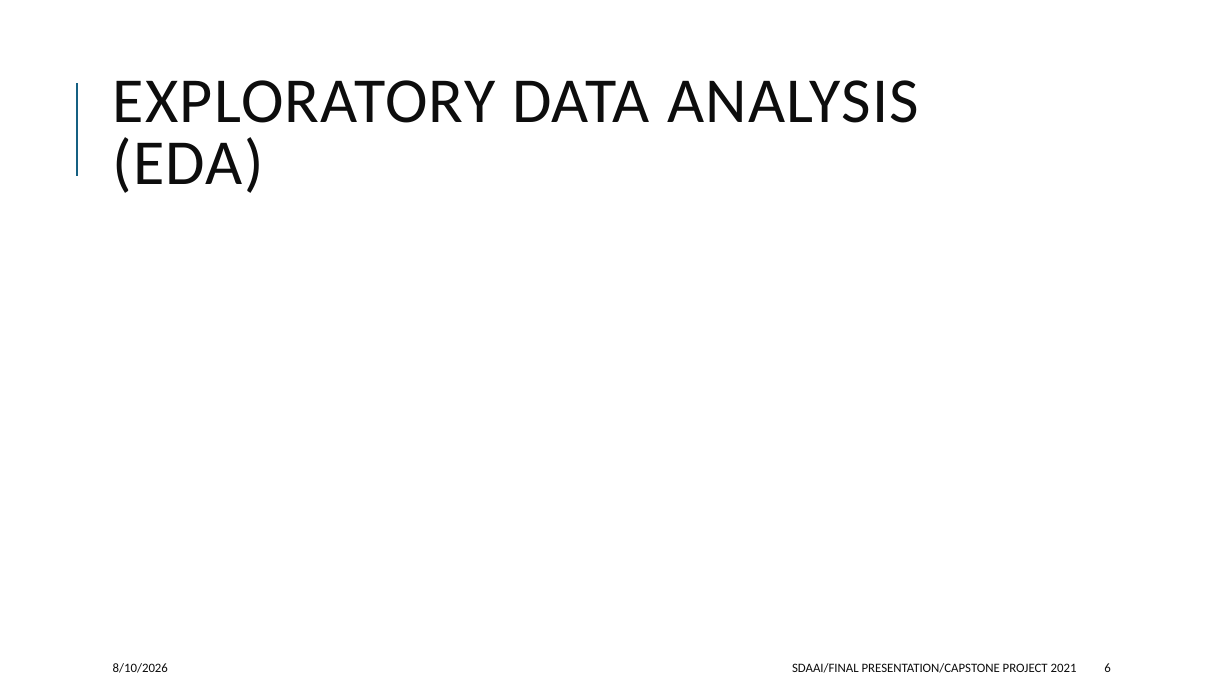
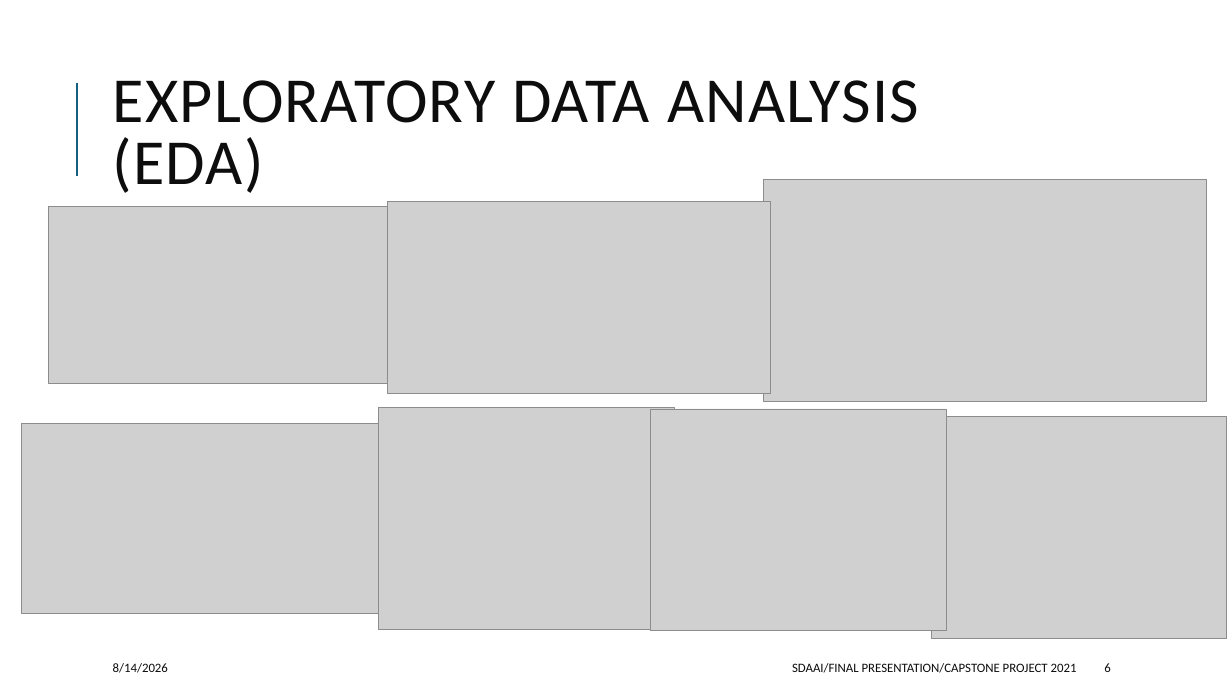
Before and after one commit to jeffwongqy/Streamlit-Based-Diabetes-Risk-Classification-Using-Machine-Learning, a slide deck: slide 6 of final_presentation.pptx. Drawn at 1232x693 pixels with LibreOffice and Linux fonts; fonts in the diff are those of the drawing; grey boxes stand for pictures. Boxes give left, top, right and bottom in pixels: in the first picture for what was removed or moved away, otherwise in the second. Text is boxed around its words. In the diff, an @@ line names an element or a change of style, - is before the commit and + after.

```diff
--- a/final_presentation.pptx
+++ b/final_presentation.pptx
@@ picture added at (x1=763, y1=179, x2=1207, y2=401) @@
@@ picture added at (x1=49, y1=206, x2=403, y2=384) @@
@@ picture added at (x1=388, y1=201, x2=772, y2=393) @@
@@ picture added at (x1=379, y1=408, x2=675, y2=629) @@
@@ picture added at (x1=651, y1=409, x2=946, y2=631) @@
@@ picture added at (x1=932, y1=417, x2=1227, y2=639) @@
@@ picture added at (x1=22, y1=423, x2=403, y2=614) @@
@@ text at (x1=113, y1=663, x2=168, y2=673): text changed @@
-8/10/2026
+8/14/2026
```
Also in this commit, not shown: 14 other slides changed, 4 slides added, 2 other files.
